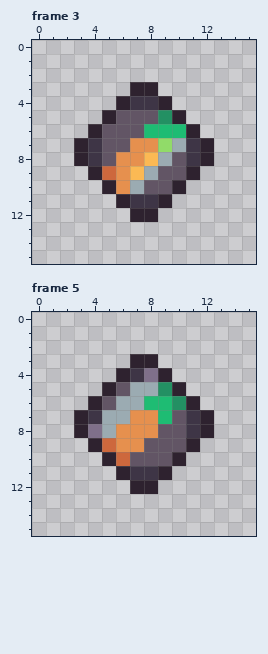
Edited in one commit: pixel-art file (Game Assets/Ase Files/Carro.ase). The first picture shows the starting point.
16x16 pixels, 6 frames. Shown: frame 3, frame 5. The commit also changed other frames, which this record leaves out.
After:
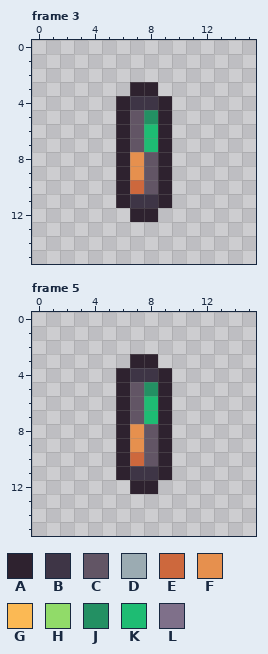
Palette (. is transparent): A #2e222f  B #3e3546  C #625565  D #9babb2  E #cd683d  F #e6904e  G #fbb954  H #91db69  J #239063  K #1ebc73  L #7f708a
The exact change:
Changed rows in their new state; - is an unchanged pixel.
Frame 3:
first column x 3:
 5 --.A-JA.--
 6 -..A--A..-
 7 ...ACKA...
 8 ...A-CA...
 9 -..AFCA..-
10 --.AE-A.--
Frame 5:
first column x 3:
 4 -----B----
 5 --.ACJA.--
 6 -..AC-A..-
 7 ...ACKA...
 8 ...A-CA...
 9 -..A--A..-
10 --.AE-A.--
